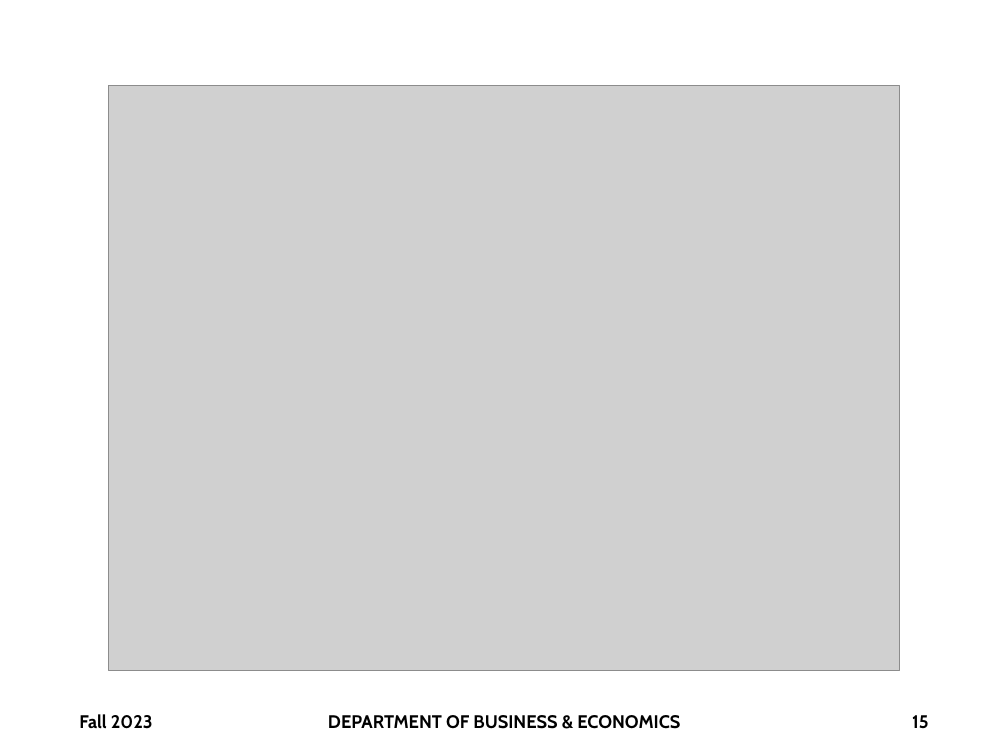
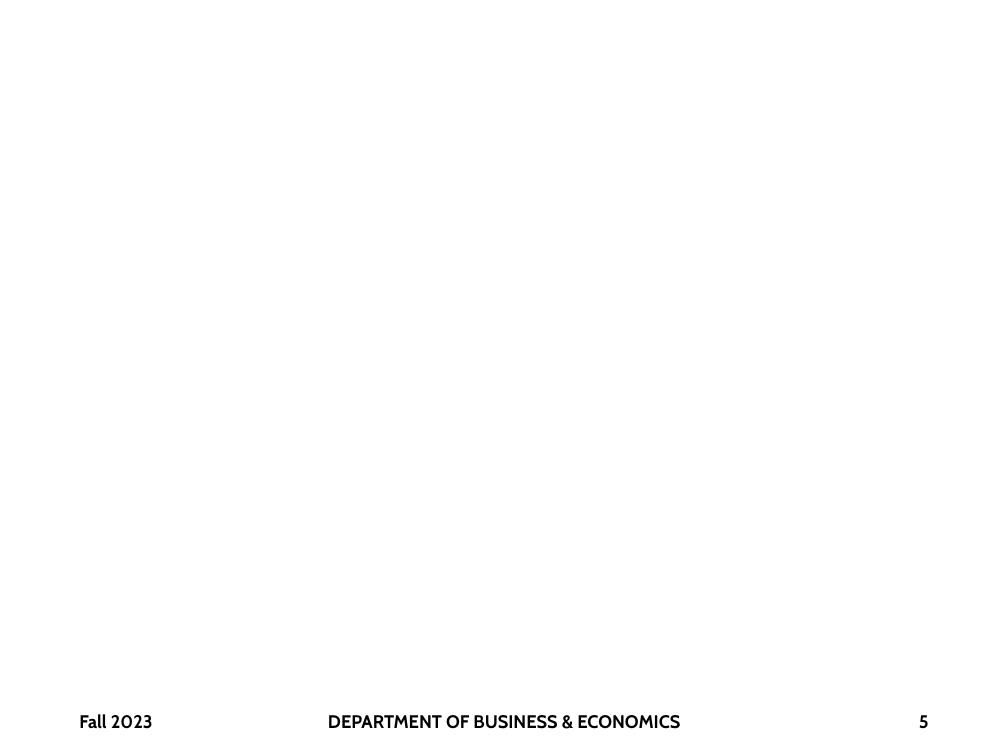
Before and after one commit to brianhwpark/brianhwpark.github.io, a slide deck: slide 5 of files/ppt/monmouthcollege-econ-300/ECON300-LEC01.pptx (slide 15 before the commit). Drawn at 1008x756 pixels with LibreOffice and Linux fonts; fonts in the diff are those of the drawing; grey boxes stand for pictures; background and template pictures are left out. Boxes give left, top, right and bottom in pixels: in the first picture for what was removed or moved away, otherwise in the second. Text is boxed around its words. In the diff, an @@ line names an element or a change of style, - is before the commit and + after.

```diff
--- a/files/ppt/monmouthcollege-econ-300/ECON300-LEC01.pptx
+++ b/files/ppt/monmouthcollege-econ-300/ECON300-LEC01.pptx
@@ picture removed at (109, 86, 900, 670) @@
@@ page number at (919, 715, 929, 728): text changed @@
-15
+5
```
Also in this commit, not shown: 10 other slides changed, 3 other files.
